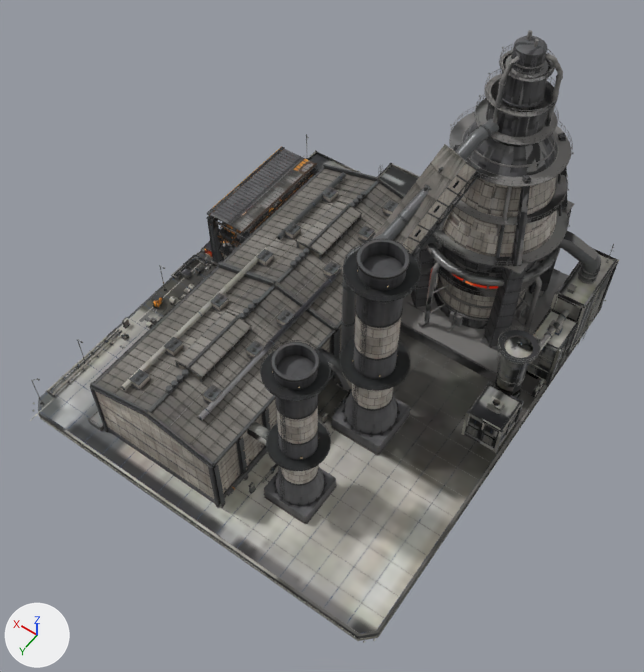
The glTF model Scene3D/assets/buildings/steel_mill.lite.glb, before and after one commit.
One viewpoint serves both versions: a 50 mm lens placed at (-62.8, 95.5, 146.2), pointed at (-6.1, 16.1, 21.5). The axes (+X, +Y, +Z) are drawn at lower left. The lights are the same throughout. The older version comes first. Where no turn or scale is listed for an object, it has been applied to the vertices. Vertices at exactly the same position are counted once.

Names of what the first picture shows: 'hull', 'parts_colony-bandedStack', 'parts_colony-blastFurnace', 'parts_colony-pourBay', 'parts_colony-shedSegment', 'parts_colony-skipGallery' and 1 more.
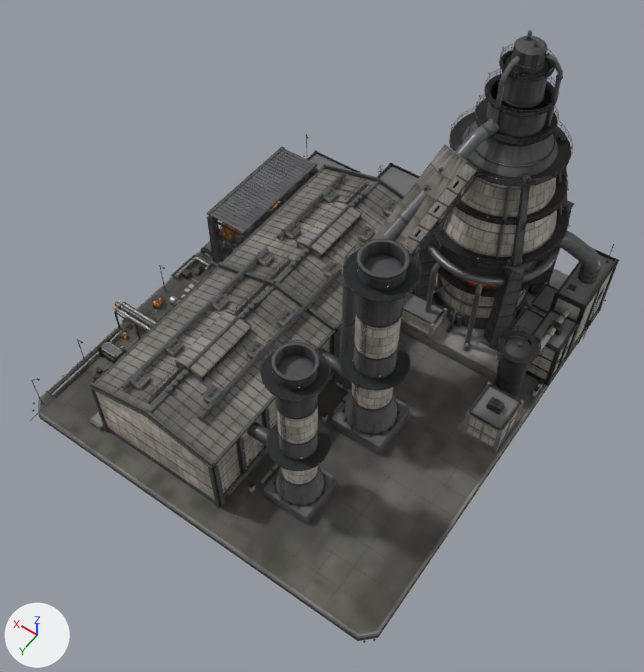
Diff of the bpy script that builds the scene:
```diff
--- a/Scene3D/assets/buildings/steel_mill.lite.glb.py
+++ b/Scene3D/assets/buildings/steel_mill.lite.glb.py
@@ me_hull @@
 # used by ob_hull; location = (-0.6, 4.7, 9.1)
-me_hull.from_pydata(...)  # 24756 vertices, 42654 faces; spans x -40.8..40.8, y -47.4..47.4, z -11.3..11.3
+me_hull.from_pydata(...)  # 30500 vertices, 52438 faces; spans x -40.8..40.8, y -47.4..47.4, z -11.3..11.3
+# me_hull part 1: 6 vertices moved within x -39.3..2.1, y -42.0..-30.4, z 4.0..7.0; 3096 vertices added at x -33.7..-1.3, y -44.8..-12.4, z -6.3..6.9
+# me_hull part 2: 1560 vertices added at x 27.1..40.6, y 17.5..33.2, z -9.1..-2.3
+# me_hull part 3: 848 vertices added at x 11.7..12.6, y -29.7..38.4, z 8.3..9.6
+# me_hull part 4: 40695 kept faces spanning x -40.8..40.8, y -47.4..47.4, z -11.3..11.3 get new texture (UV) coordinates
+# other edits to the shape of me_hull do not show in these pictures
 me_hull.materials.append(mat_steel_mill)
@@ me_parts_colony_blastfurnace @@
 # used by ob_parts_colony_blastfurnace; location = (-20.4, -24.0, 32.5)
-me_parts_colony_blastfurnace.from_pydata(...)  # 30857 vertices, 50159 faces; spans x -18.4..18.4, y -16.0..16.0, z -32.5..32.5
+me_parts_colony_blastfurnace.from_pydata(...)  # 30857 vertices, 50168 faces; spans x -18.4..18.4, y -16.0..16.0, z -32.5..32.5
+# me_parts_colony_blastfurnace part 5: a new loose piece of 280 vertices spanning x -3.5..-1.4, y 11.4..14.9, z -29.4..-11.3, in mat_colony_blastfurnace
+# me_parts_colony_blastfurnace part 6: the loose piece of 280 vertices spanning x -12.5..-9.0, y 3.8..5.9, z -29.4..-11.3 is deleted
+# me_parts_colony_blastfurnace part 7: 42880 kept faces spanning x -18.4..18.4, y -16.0..16.0, z -32.5..32.5 get new texture (UV) coordinates
+# other edits to the shape of me_parts_colony_blastfurnace do not show in these pictures
 me_parts_colony_blastfurnace.materials.append(mat_colony_blastfurnace)
```

Pixel boxes (x1, y1, x2, y2) of what changed, in the pictures (644 x 672 px):
part 1 of me_hull, built on
    before: (573, 271, 612, 344)
    after: (401, 271, 612, 344)
part 2 of me_hull, added
    after: (93, 300, 157, 380)
part 3 of me_hull, added
    after: (145, 179, 369, 404)
part 4 of me_hull, surface changed
    both: (30, 150, 619, 643)
part 5 of me_parts_colony_blastfurnace, added
    after: (463, 283, 483, 351)
part 6 of me_parts_colony_blastfurnace, deleted
    before: (523, 276, 542, 341)
part 7 of me_parts_colony_blastfurnace, surface changed (darker)
    both: (401, 30, 601, 382)
